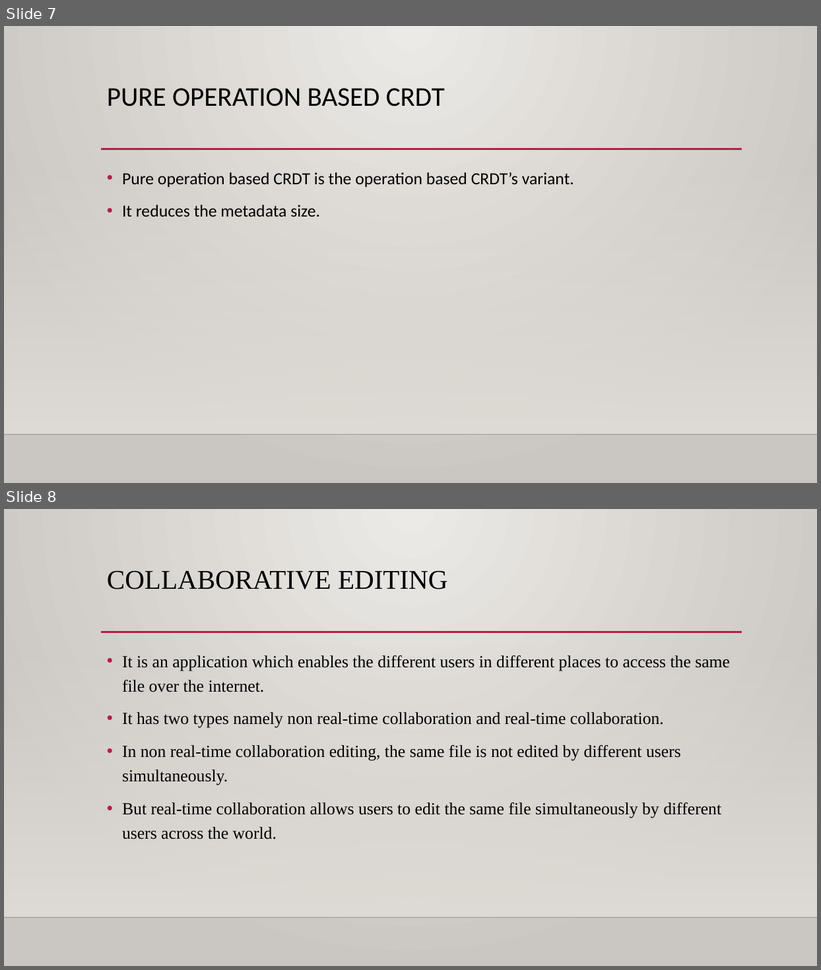
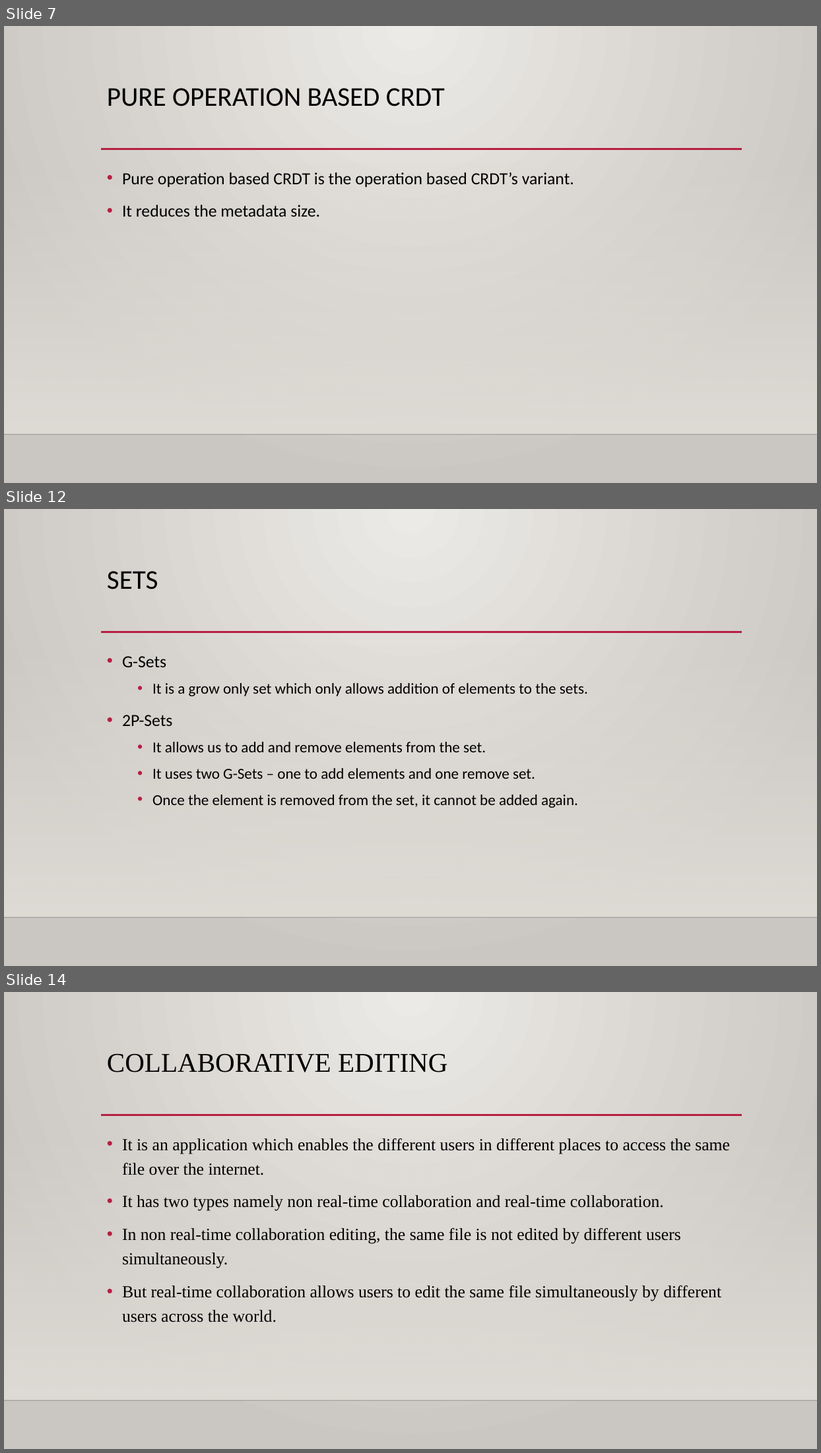
Before and after one commit to azhagumathi/task, a slide deck: crdt.pptx. Shown one above the other, each under a label of ours: slides 7 and 8 before the commit, slides 7, 12 and 14 after it; the slides between them are not shown. The pictures are 821x970 and 821x1453 pixels, drawn with LibreOffice and Linux fonts; fonts in the diff are those of the drawing; background and template pictures are left out. Boxes give left, top, right and bottom in pixels: in the first picture for what was removed or moved away, otherwise in the second. Text is boxed around its words. In the diff, an @@ line names an element or a change of style, - is before the commit and + after.

```diff
--- a/crdt.pptx
+++ b/crdt.pptx
@@ slide 12 added at [4,509,817,966], background gradient #ECEAE7 to #CAC7C1; not listed: 3 template elements that a slide beside it also shows @@
@@ title added at [107,571,158,590], 32 pt, text #000000 @@
+SETS
@@ text added at [122,656,588,808], 18 pt, text #000000 @@
+• G-Sets
+  • It is a grow only set which only allows addition of elements to the sets.
+• 2P-Sets
+  • It allows us to add and remove elements from the set.
+  • It uses two G-Sets – one to add elements and one remove set.
+  • Once the element is removed from the set, it cannot be added again.
@@ what was slide 8 is now slide 14 @@
```
Also in this commit, not shown: 8 slides changed, 8 other slides added, 3 slides removed.
